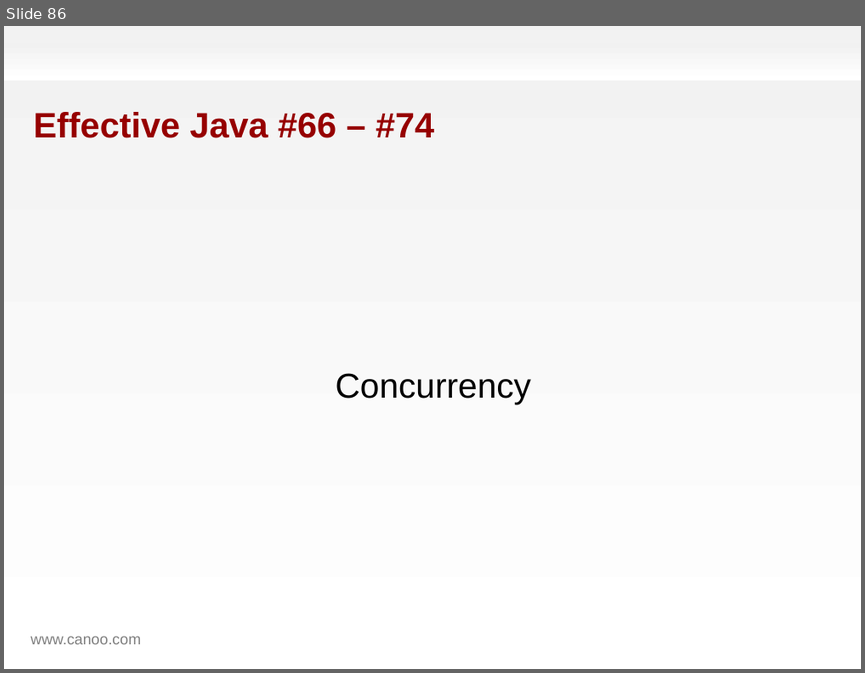
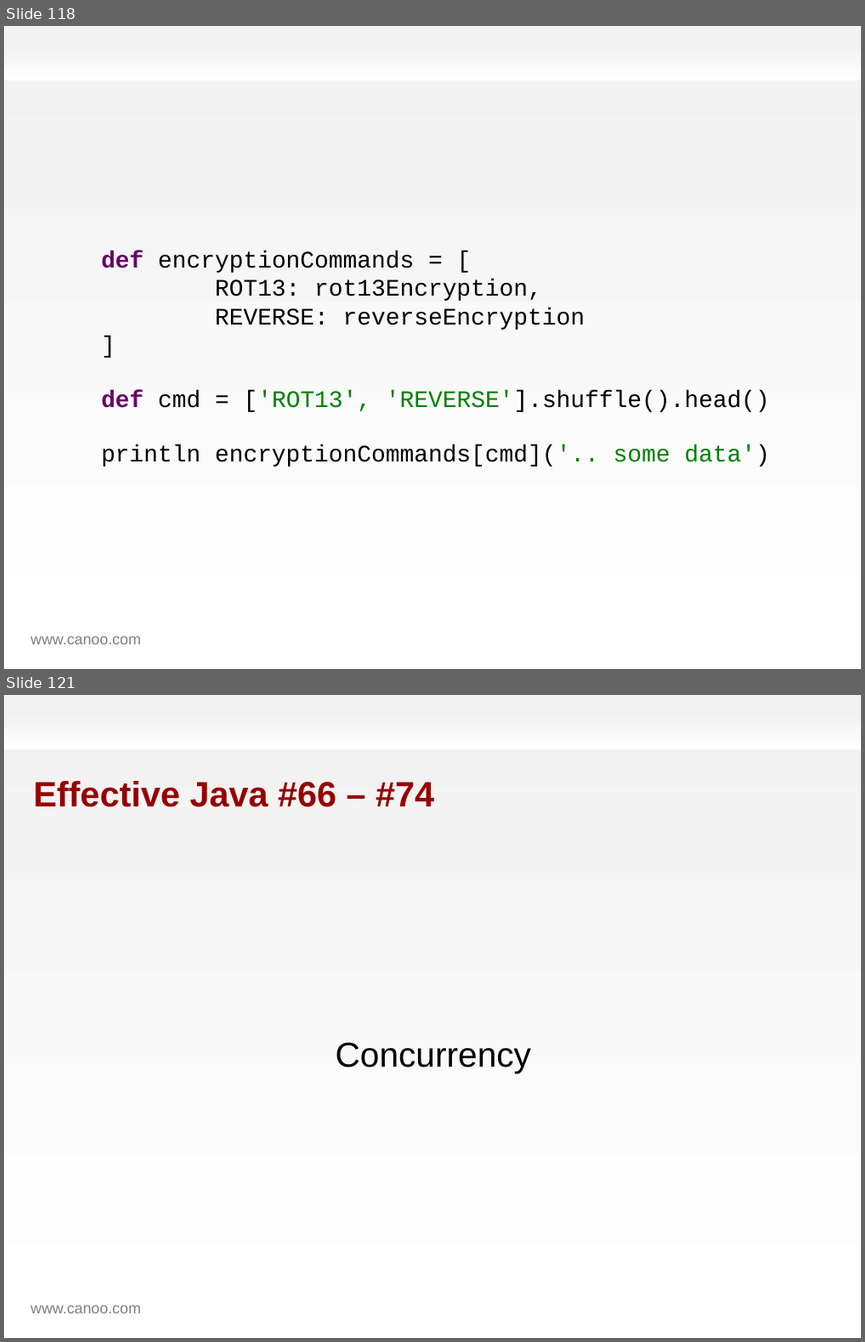
Before and after one commit to HamletDRC/presentations, a slide deck: effectivegroovy/effectivegroovy_gr82011.odp. Shown one above the other, each under a label of ours: slide 86 before the commit, slides 118 and 121 after it; the slides between them are not shown. The pictures are 865x673 and 865x1342 pixels, drawn with LibreOffice and Linux fonts; fonts in the diff are those of the drawing; background and template pictures are left out. Boxes give left, top, right and bottom in pixels: in the first picture for what was removed or moved away, otherwise in the second. Text is boxed around its words. In the diff, an @@ line names an element or a change of style, - is before the commit and + after.

```diff
--- a/effectivegroovy/effectivegroovy_gr82011.odp
+++ b/effectivegroovy/effectivegroovy_gr82011.odp
@@ slide 118 added at <box>4,26,861,669</box>, background gradient #F2F2F2 to #FFFFFF; not listed: 2 template elements that a slide beside it also shows @@
@@ text added at <box>101,250,770,466</box>, 22 pt, text #000000 @@
+def encryptionCommands = [
+ROT13: rot13Encryption,
+REVERSE: reverseEncryption
+]
+def cmd = ['ROT13', 'REVERSE'].shuffle().head()
+println encryptionCommands[cmd]('.. some data')
@@ what was slide 86 is now slide 121 @@
```
Also in this commit, not shown: 10 slides changed, 34 other slides added, 5 other files.
